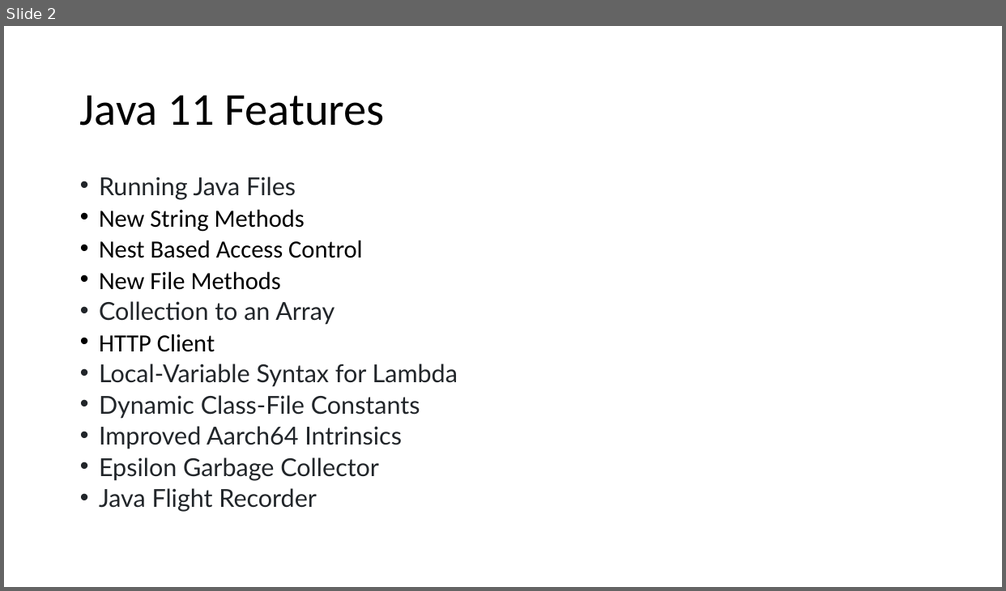
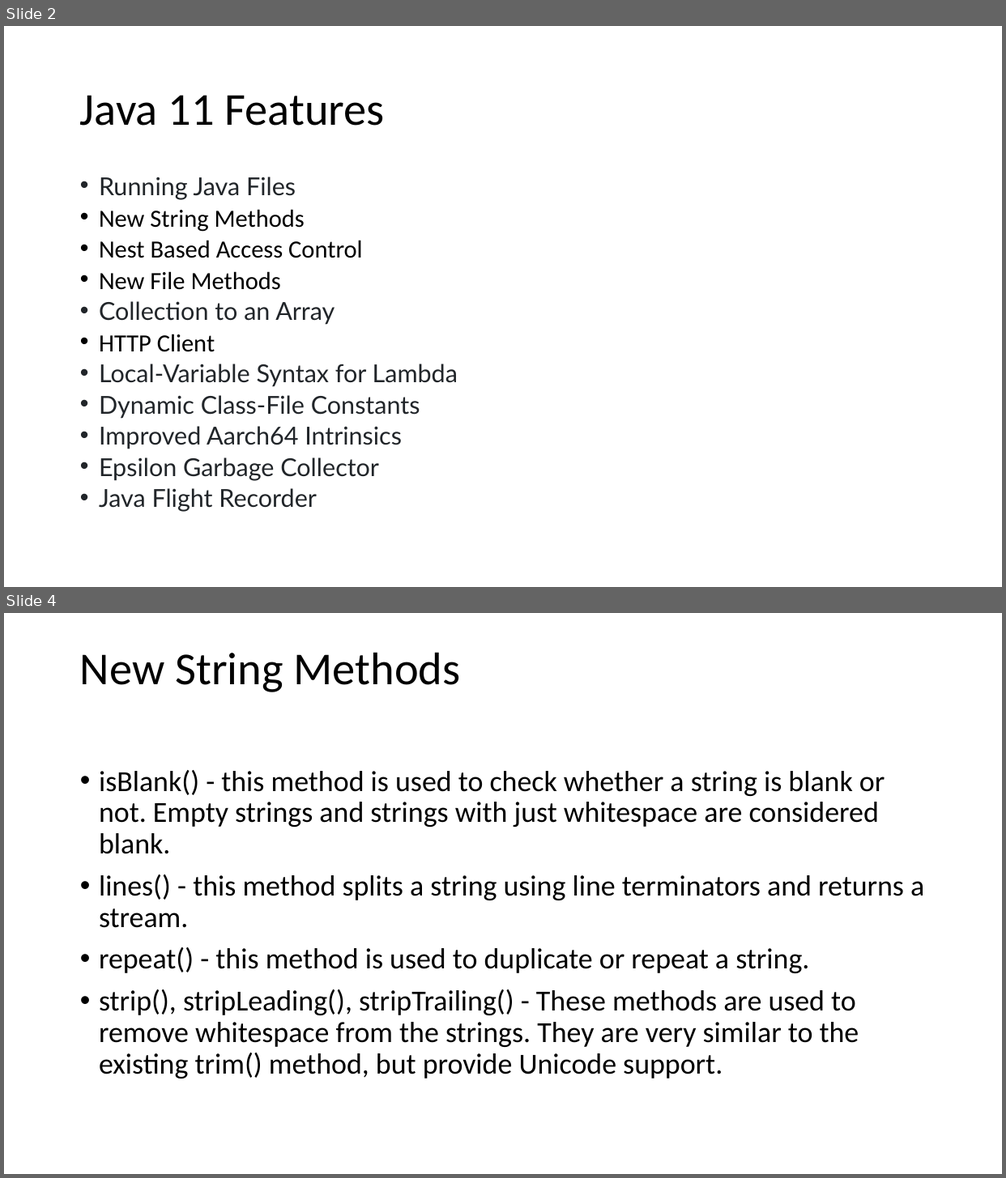
Before and after one commit to techelly/gladvancejavatraining, a slide deck: content/Java 11 Features.pptx. Shown one above the other, each under a label of ours: slide 2 before the commit, slides 2 and 4 after it; the slides between them are not shown. The pictures are 1006x591 and 1006x1178 pixels, drawn with LibreOffice and Linux fonts; fonts in the diff are those of the drawing. Boxes give left, top, right and bottom in pixels: in the first picture for what was removed or moved away, otherwise in the second. Text is boxed around its words. In the diff, an @@ line names an element or a change of style, - is before the commit and + after.

```diff
--- a/content/Java 11 Features.pptx
+++ b/content/Java 11 Features.pptx
@@ slide 4 added at <box>4,613,1002,1174</box>, background #FFFFFF @@
@@ title added at <box>80,652,461,692</box>, 44 pt, text #000000 @@
+New String Methods
@@ text added at <box>99,770,924,1079</box>, 28 pt, text #000000 @@
+• isBlank() - this method is used to check whether a string is blank or not. Empty strings and strings with just whitespace are considered blank.
+• lines() - this method splits a string using line terminators and returns a stream.
+• repeat() - this method is used to duplicate or repeat a string.
+• strip(), stripLeading(), stripTrailing() - These methods are used to remove whitespace from the strings. They are very similar to the existing trim() method, but provide Unicode support.
```
Also in this commit, not shown: 1 slide changed, 12 other slides added, 36 other files.
